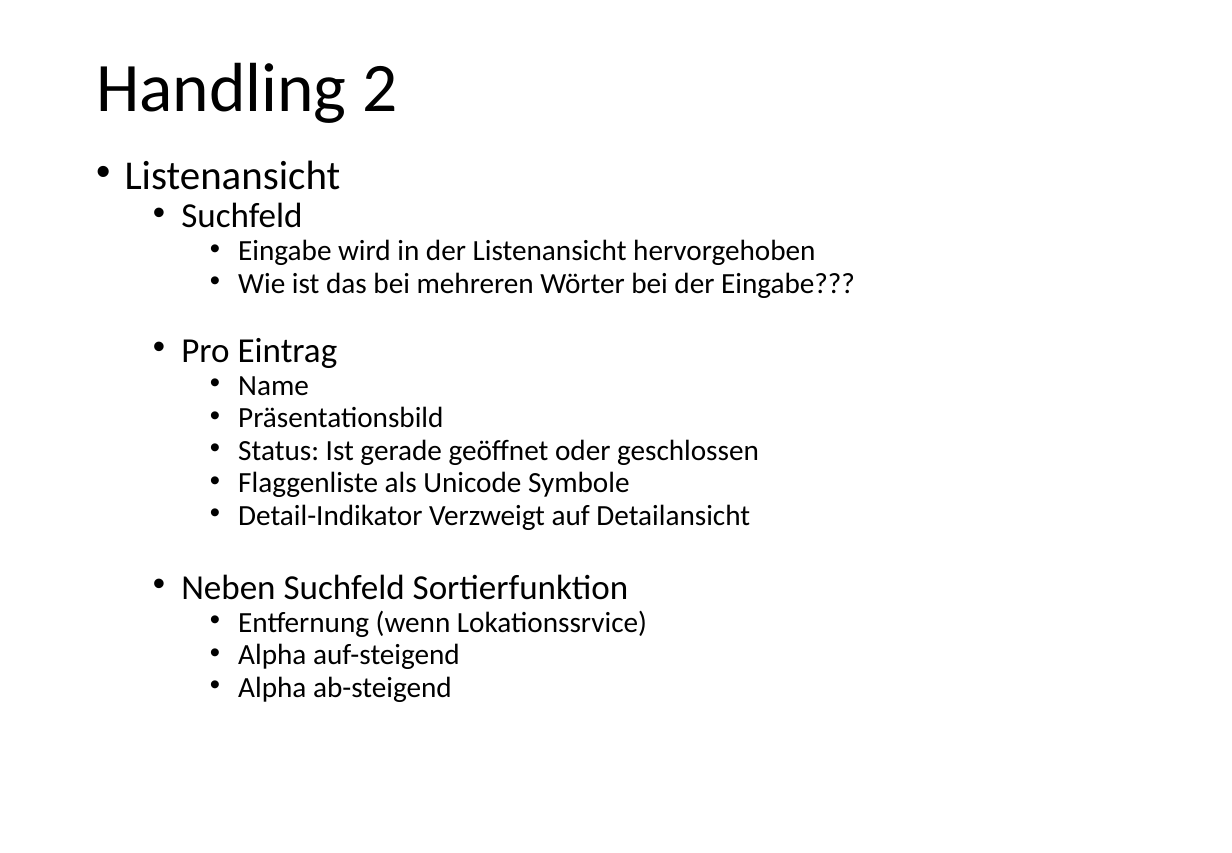
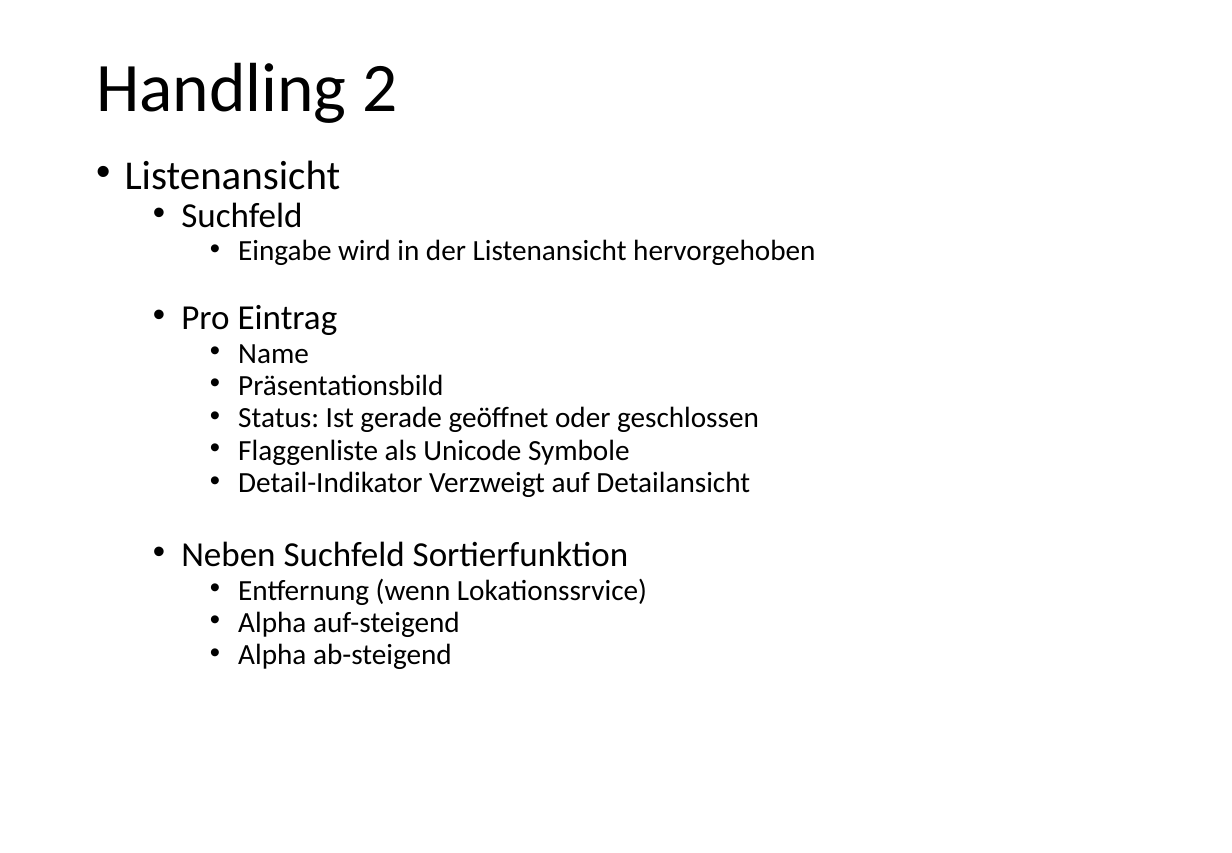
Before and after one commit to hobrink1/TaRest, a slide deck: slide 4 of PowerPoints/TaRest Notizen.pptx. Drawn at 1232x853 pixels with LibreOffice and Linux fonts; fonts in the diff are those of the drawing; background and template pictures are left out. Boxes give left, top, right and bottom in pixels: in the first picture for what was removed or moved away, otherwise in the second. Text is boxed around its words. In the diff, an @@ line names an element or a change of style, - is before the commit and + after.

```diff
--- a/PowerPoints/TaRest Notizen.pptx
+++ b/PowerPoints/TaRest Notizen.pptx
@@ text at bbox=[238, 272, 855, 298]: paragraph removed @@
-    • Wie ist das bei mehreren Wörter bei der Eingabe???
```
Also in this commit, not shown: 8 other slides changed, 1 slide added, 1 slide removed, 6 other files.
